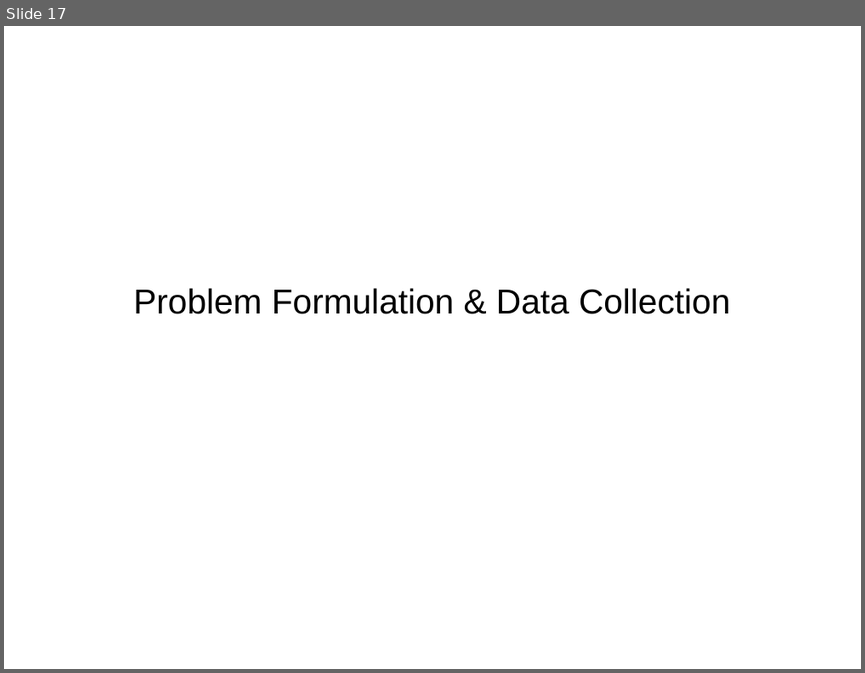
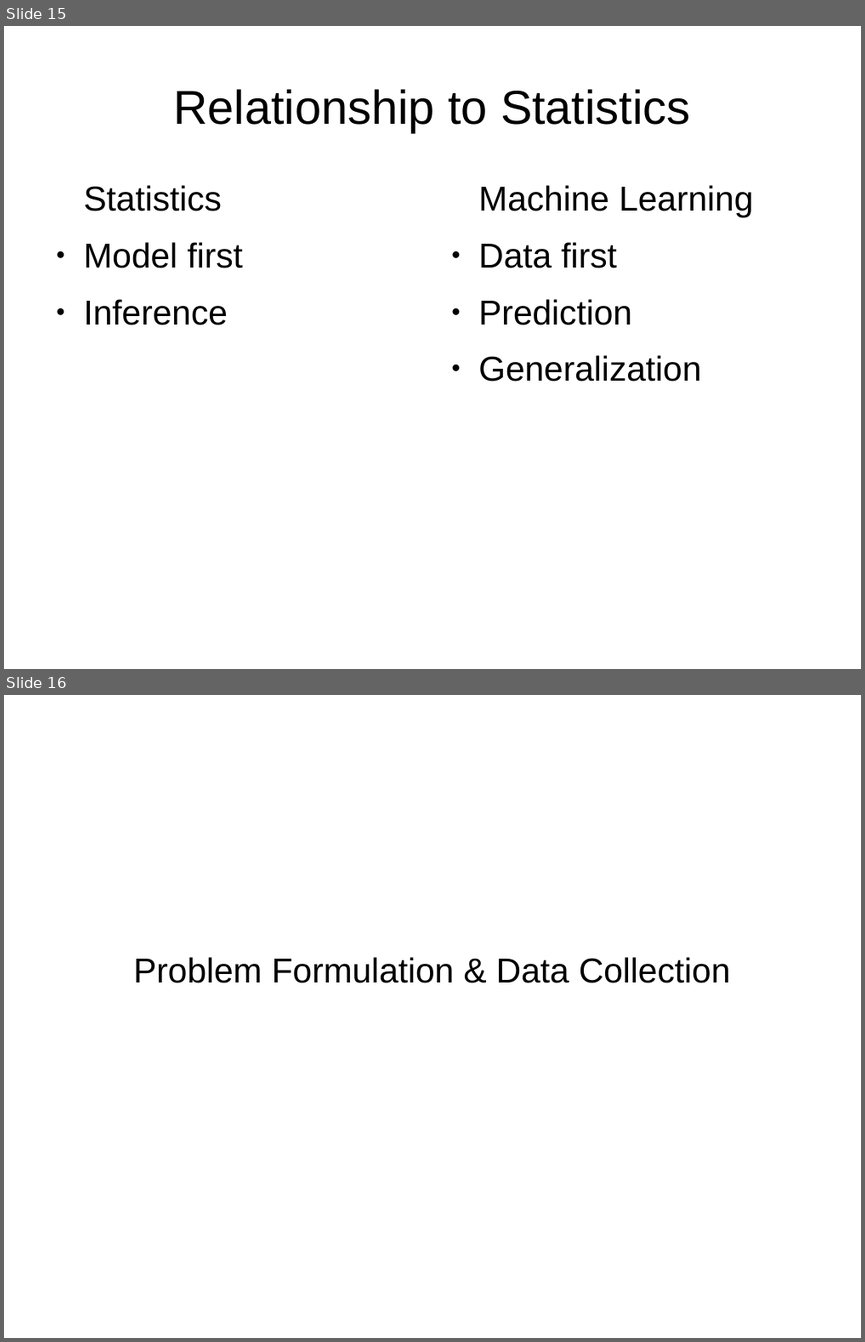
Before and after one commit to amueller/talks_odt, a slide deck: introduction_to_ml_with_python_bnl_2016.odp. Shown one above the other, each under a label of ours: slide 17 before the commit, slides 15 and 16 after it. The pictures are 865x673 and 865x1342 pixels, drawn with LibreOffice and Linux fonts; fonts in the diff are those of the drawing. Boxes give left, top, right and bottom in pixels: in the first picture for what was removed or moved away, otherwise in the second. Text is boxed around its words. In the diff, an @@ line names an element or a change of style, - is before the commit and + after.

```diff
--- a/introduction_to_ml_with_python_bnl_2016.odp
+++ b/introduction_to_ml_with_python_bnl_2016.odp
@@ slide 15 added at <box>4,26,861,669</box>, background #FFFFFF @@
@@ title added at <box>173,89,690,132</box>, 44 pt, text #000000 @@
+Relationship to Statistics
@@ text added at <box>84,185,243,325</box>, 32 pt, text #000000 @@
+Statistics
+● Model first
+● Inference
@@ text added at <box>478,185,753,381</box>, 32 pt, text #000000 @@
+Machine Learning
+● Data first
+● Prediction
+● Generalization
@@ what was slide 17 is now slide 16 @@
```
Also in this commit, not shown: 2 slides changed, 7 other slides added, 9 slides removed, 1 other file.
